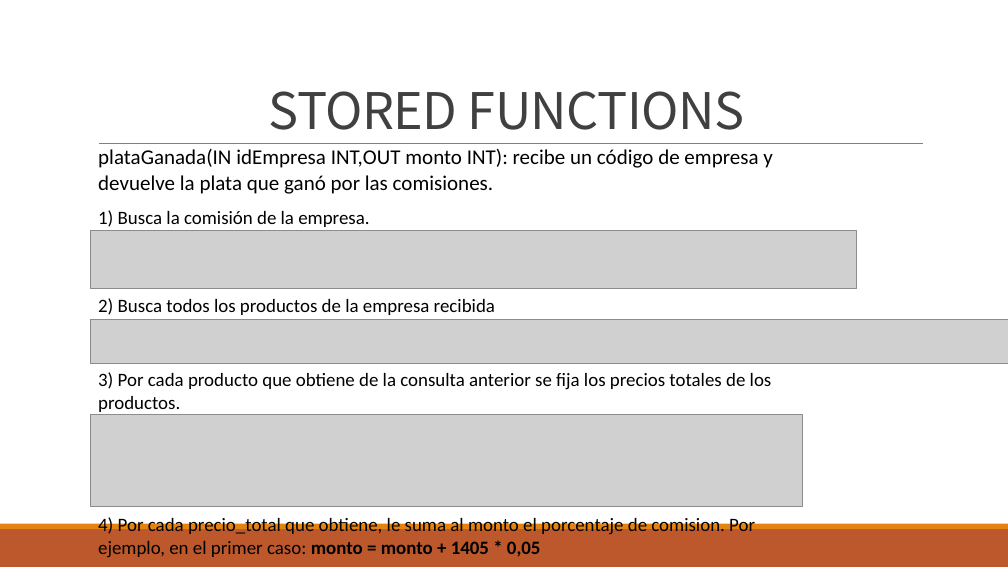
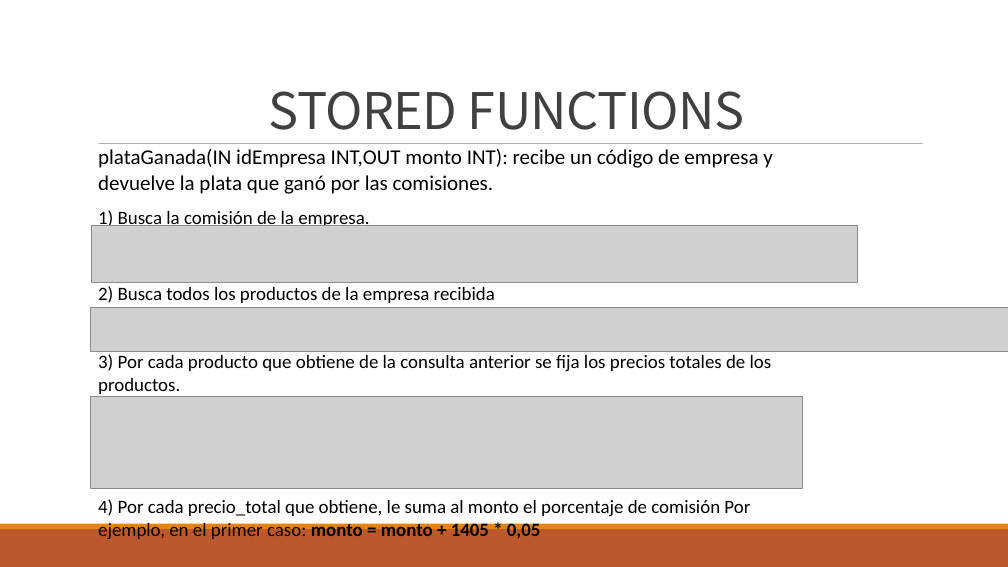
Before and after one commit to Miranda-03/Meltdown-IPM, a slide deck: slide 11 of MongoDB - Glovo/powerPoint.pptx. Drawn at 1008x567 pixels with LibreOffice and Linux fonts; fonts in the diff are those of the drawing; grey boxes stand for pictures. Boxes give left, top, right and bottom in pixels: in the first picture for what was removed or moved away, otherwise in the second. Text is boxed around its words. In the diff, an @@ line names an element or a change of style, - is before the commit and + after.

```diff
--- a/MongoDB - Glovo/powerPoint.pptx
+++ b/MongoDB - Glovo/powerPoint.pptx
@@ line (99, 144) - (923, 144): stroke #808080 0.5 pt to #808080 0.51 pt @@
@@ picture: place and size @@
-picture at (91,231,857,288)
+picture at (91,225,858,283)
@@ text "2) Busca todos los productos ...": place and size @@
-text "2) Busca todos los productos ..." at (98,298,495,315)
+text "2) Busca todos los productos ..." at (98,286,495,303)
@@ picture: place and size @@
-picture at (91,319,1008,364)
+picture at (91,307,1008,352)
@@ text "3) Por cada producto que ...": place and size @@
-text "3) Por cada producto que ..." at (98,372,772,412)
+text "3) Por cada producto que ..." at (98,354,772,394)
@@ picture: place and size @@
-picture at (91,414,802,507)
+picture at (91,396,802,488)
@@ text at (98,499,750,539): text changed @@
-4) Por cada precio_total que obtiene, le suma al monto el porcentaje de comision. Por ejemplo, en el primer caso: monto = monto + 1405 * 0,05
+4) Por cada precio_total que obtiene, le suma al monto el porcentaje de comisión Por ejemplo, en el primer caso: monto = monto + 1405 * 0,05
```
Also in this commit, not shown: 10 other slides changed.
